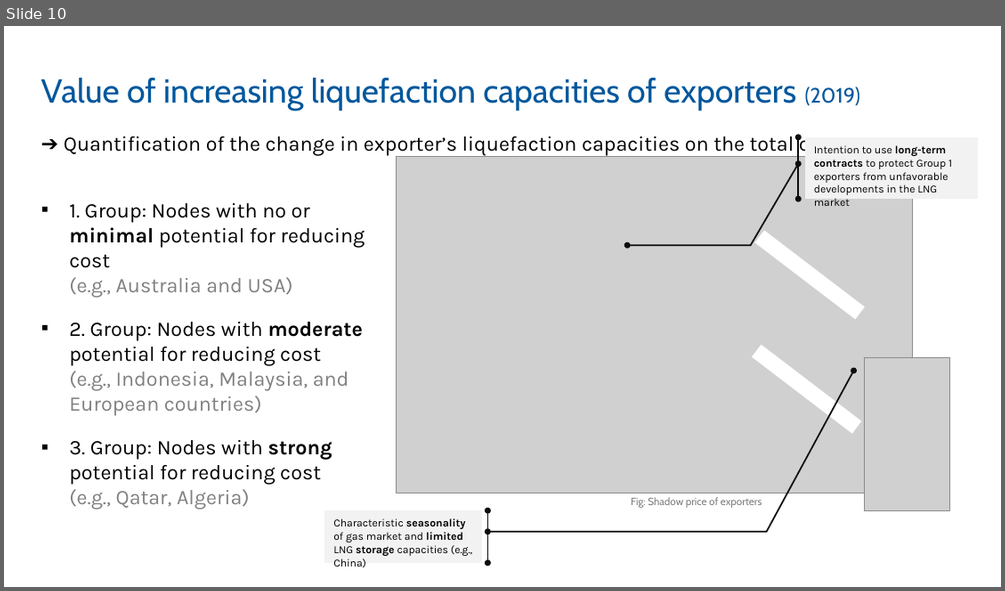
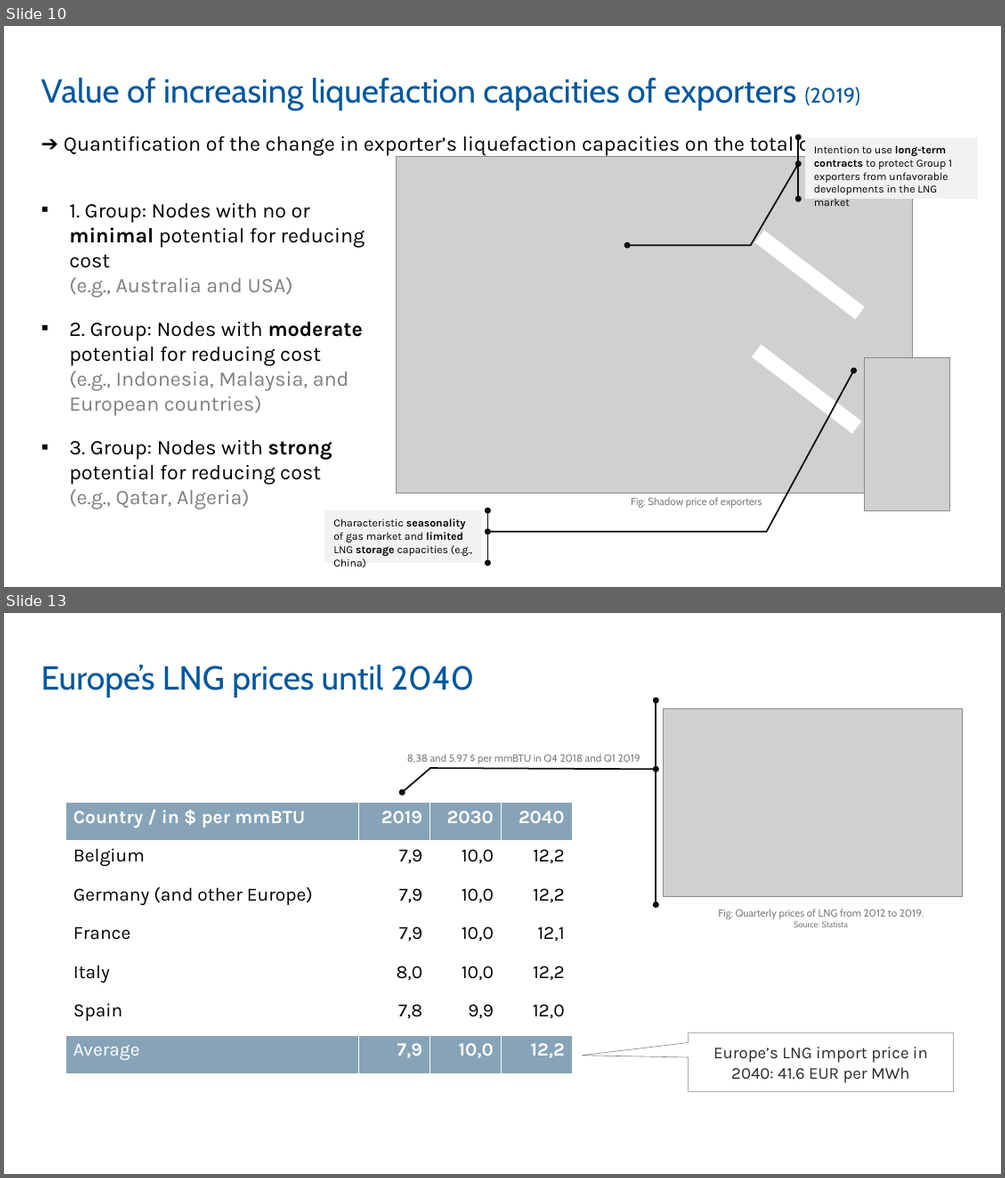
Before and after one commit to sebastianzwickl/lng-trade-europe, a slide deck: presentation/230214_IEWT.pptx. Shown one above the other, each under a label of ours: slide 10 before the commit, slides 10 and 13 after it; the slides between them are not shown. The pictures are 1005x591 and 1005x1178 pixels, drawn with LibreOffice and Linux fonts; fonts in the diff are those of the drawing; grey boxes stand for pictures; background and template pictures are left out. Boxes give left, top, right and bottom in pixels: in the first picture for what was removed or moved away, otherwise in the second. Text is boxed around its words. In the diff, an @@ line names an element or a change of style, - is before the commit and + after.

```diff
--- a/presentation/230214_IEWT.pptx
+++ b/presentation/230214_IEWT.pptx
@@ slide 13 added at <box>4,613,1001,1174</box>, background #FFFFFF @@
@@ title added at <box>41,665,475,698</box>, 32 pt, text #00579C @@
+Europe’s LNG prices until 2040
@@ accent callout added at <box>663,700,836,905</box>, fill #FFFFFF, outline #0D0D0D 1.5 pt @@
@@ picture added at <box>663,709,963,896</box> @@
@@ text added at <box>407,754,640,764</box>, 10 pt, text #808080 @@
+8,38 and 5.97 $ per mmBTU in Q4 2018 and Q1 2019
@@ table added at <box>66,803,573,1074</box>, 7 rows, 4 columns @@
+Country / in $ per mmBTU | 2019 | 2030 | 2040
+Belgium | 7,9 | 10,0 | 12,2
+Germany (and other Europe) | 7,9 | 10,0 | 12,2
+France | 7,9 | 10,0 | 12,1
+Italy | 8,0 | 10,0 | 12,2
+Spain | 7,8 | 9,9 | 12,0
+Average | 7,9 | 10,0 | 12,2
@@ text added at <box>718,908,923,927</box>, 10 pt, text #808080 @@
+Fig: Quarterly prices of LNG from 2012 to 2019.
+Source: Statista
@@ speech box added at <box>688,1032,954,1091</box>, fill #FFFFFF, outline #808080 0.5 pt, 16 pt, text #2D2926 @@
+  Europe’s LNG import price in 2040: 41.6 EUR per MWh
@@ page number added at <box>25,1133,250,1163</box>, 10 pt, text #FFFFFF @@
+13
```
Also in this commit, not shown: 2 slides changed, 2 other slides added, 2 slides removed, 1 other file.
